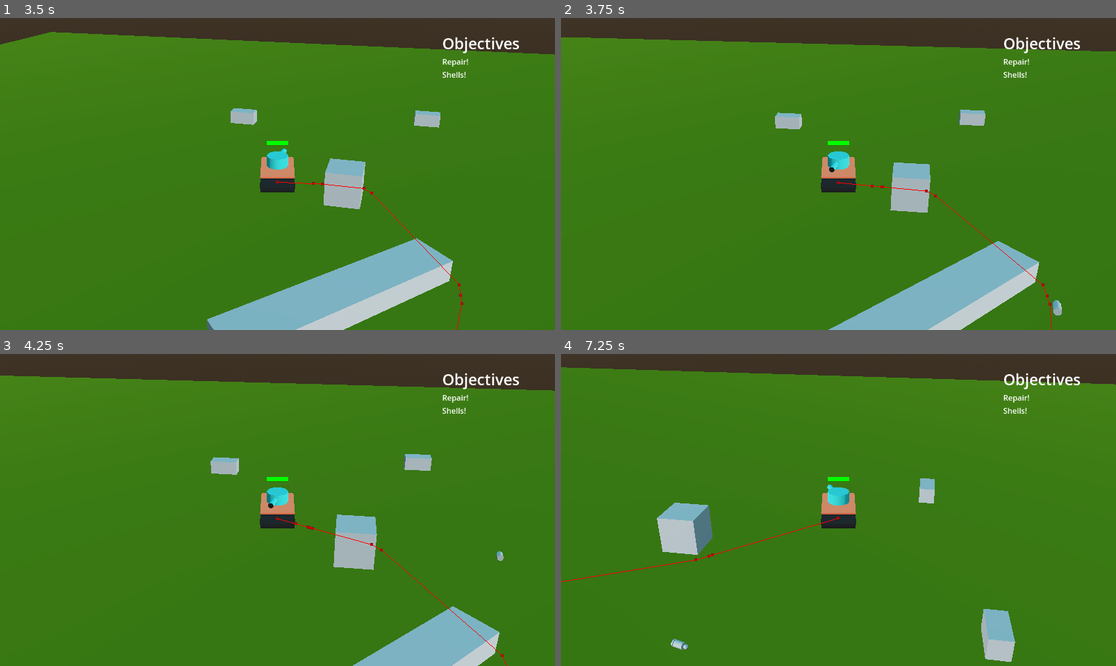
Above: before the commit, frames 1-4 (two rows, left to right).
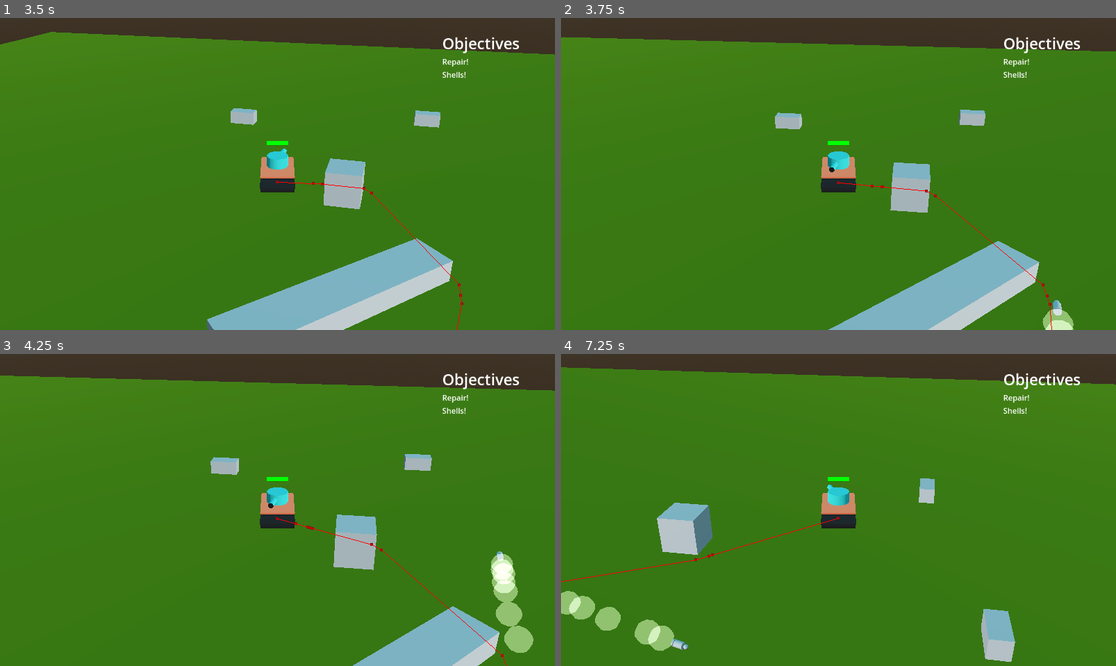
Above: after the commit, the same moments.

Repository: basavarajMHubli/GeoTanks
Game: Godot game, scene res://scenes/main_menu.tscn
Two runs of this game, one before a commit and one after it. Both use one fixed random seed, a clock stepped at 60 frames per second and the inputs below.
Inputs (mouse positions are in pixels of both pictures, inside the frame that each line leads up to):
- Up to frame 1 (3.5 s): click "Play" at 0.5 s; move the mouse to (399, 158) at 1.27 s; hold D (turn_right) 1.28-2.03 s; click (399, 158) at 1.35 s; move the mouse to (166, 189) at 2.02 s; hold S (move_backward) 2.03-2.78 s; tap E (interact) at 2.1 s; move the mouse to (333, 105) at 2.77 s; hold D (turn_right) from 2.78 s (still down); click (333, 105) at 2.85 s
- Up to frame 2 (3.75 s): move the mouse to (810, 236) at 3.52 s; release D (turn_right) at 3.53 s; hold W (move_forward) from 3.53 s (still down); tap E (interact) at 3.6 s
- Up to frame 3 (4.25 s): keep holding W (move_forward)
- Up to frame 4 (7.25 s): move the mouse to (1005, 556) at 4.27 s; release W (move_forward) at 4.28 s; hold A (turn_left) 4.28-5.78 s; click (1005, 556) at 4.35 s; move the mouse to (672, 463) at 5.02 s; tap E (interact) at 5.1, 6.6 s; move the mouse to (866, 510) at 5.77 s; hold S (move_backward) 5.78-6.53 s; click (866, 510) at 5.85 s; move the mouse to (755, 432) at 6.52 s; hold D (turn_right) from 6.53 s (still down)

Frame 1 is identical in both runs. In frame 2, 0.3% of the frame differs, in the area x 86-93%, y 93-100%; in frame 3, 1.2%, in the area x 88-97%, y 64-96%; in frame 4, 1.2%.

Commit message:
VFX: Added shell smoke particle system

Diff:
--- a/shells/shell.tscn
+++ b/shells/shell.tscn
@@ -1,10 +1,32 @@
-[gd_scene load_steps=4 format=3 uid="uid://dvkulc8muxc07"]
+[gd_scene load_steps=7 format=3 uid="uid://dvkulc8muxc07"]
 
 [ext_resource type="Script" path="res://shells/shell.gd" id="1_n3tug"]
 [ext_resource type="ArrayMesh" uid="uid://dlc6rmo2xpb5y" path="res://shells/SM_Shell.obj" id="2_wnqlb"]
 
 [sub_resource type="BoxShape3D" id="BoxShape3D_iskop"]
 size = Vector3(0.2, 0.2, 0.6)
+
+[sub_resource type="ParticleProcessMaterial" id="ParticleProcessMaterial_qc52f"]
+lifetime_randomness = 1.0
+emission_shape_scale = Vector3(0.05, 0.05, 0.05)
+emission_shape = 3
+emission_box_extents = Vector3(1, 1, 1)
+direction = Vector3(0, 0, 1)
+spread = 180.0
+initial_velocity_max = 0.2
+gravity = Vector3(0, 0, 0)
+
+[sub_resource type="StandardMaterial3D" id="StandardMaterial3D_o36we"]
+transparency = 1
+blend_mode = 1
+shading_mode = 0
+diffuse_mode = 3
+albedo_color = Color(0.266667, 0.266667, 0.266667, 1)
+
+[sub_resource type="SphereMesh" id="SphereMesh_2pitu"]
+material = SubResource("StandardMaterial3D_o36we")
+radial_segments = 8
+rings = 8
 
 [node name="Shell" type="Node3D"]
 script = ExtResource("1_n3tug")
@@ -19,3 +41,12 @@
 [node name="CollisionShape3D" type="CollisionShape3D" parent="Area3D"]
 transform = Transform3D(1, 0, 0, 0, 1, 0, 0, 0, 1, 0, 0, -0.132329)
 shape = SubResource("BoxShape3D_iskop")
+
+[node name="GPUParticles3D" type="GPUParticles3D" parent="."]
+transform = Transform3D(1, 0, 0, 0, 1, 0, 0, 0, 1, 0, 0, 0.579616)
+amount = 16
+lifetime = 3.0
+speed_scale = 4.88
+randomness = 0.25
+process_material = SubResource("ParticleProcessMaterial_qc52f")
+draw_pass_1 = SubResource("SphereMesh_2pitu")
